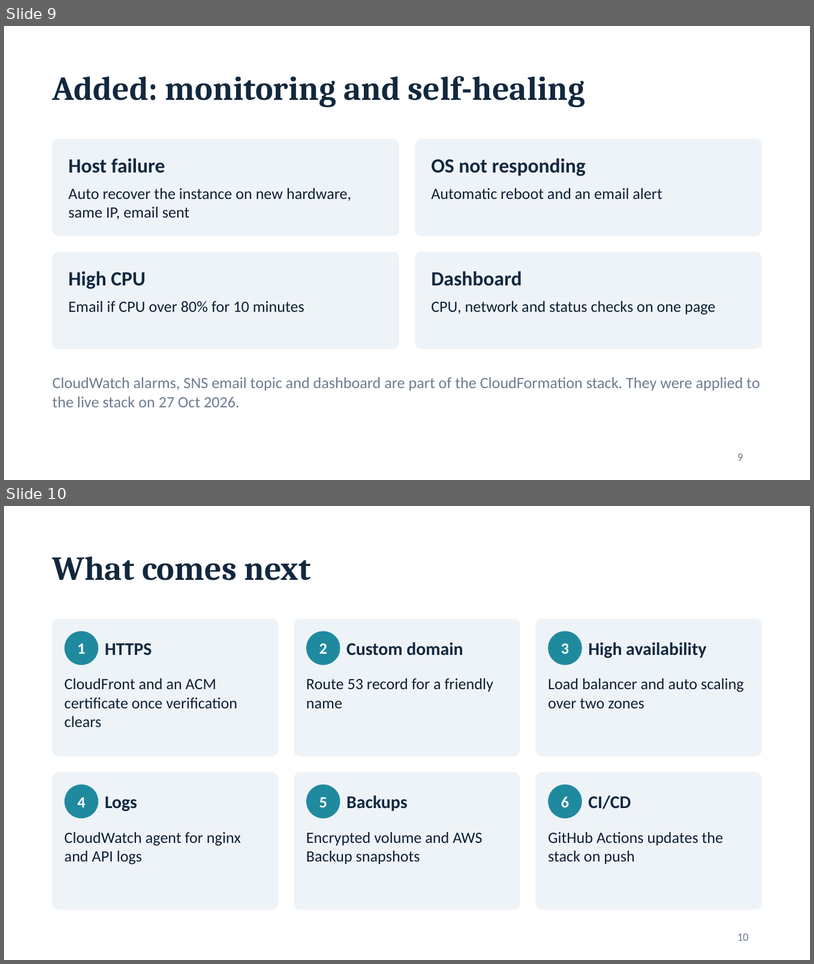
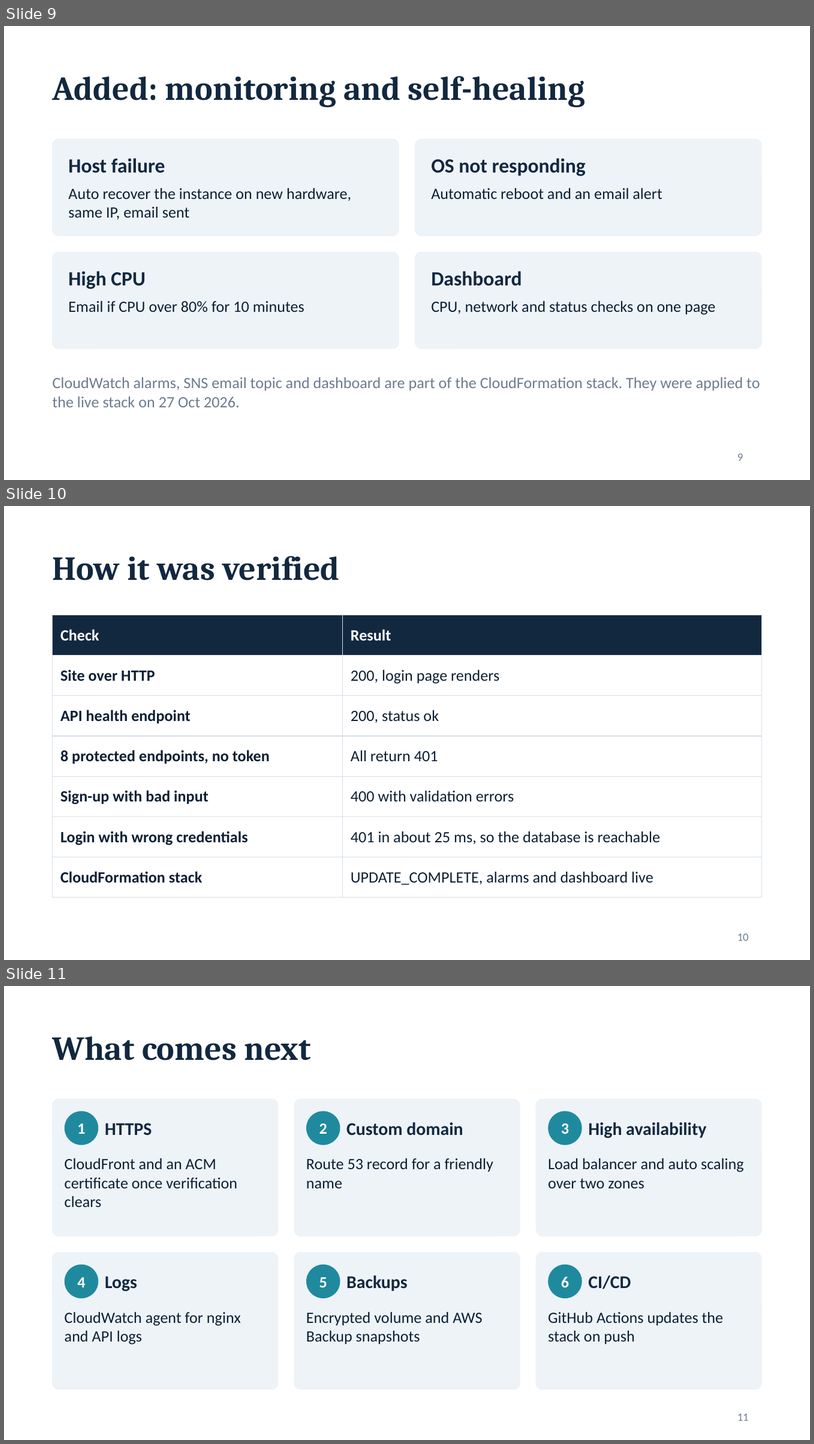
Before and after one commit to Shyamcharan06/productivity-tracker, a slide deck: productivity-saas/deploy/productivity-tracker-aws.pptx. Shown one above the other, each under a label of ours: slides 9 and 10 before the commit, slides 9, 10 and 11 after it. The pictures are 814x964 and 814x1444 pixels, drawn with LibreOffice and Linux fonts; fonts in the diff are those of the drawing. Boxes give left, top, right and bottom in pixels: in the first picture for what was removed or moved away, otherwise in the second. Text is boxed around its words. In the diff, an @@ line names an element or a change of style, - is before the commit and + after.

```diff
--- a/productivity-saas/deploy/productivity-tracker-aws.pptx
+++ b/productivity-saas/deploy/productivity-tracker-aws.pptx
@@ slide 10 added at [4,506,810,960], background #FFFFFF @@
@@ title added at [53,556,339,580], 30 pt, text #12283F, bold @@
+How it was verified
@@ table added at [53,615,762,887], 7 rows, 2 columns @@
+Check | Result
+Site over HTTP | 200, login page renders
+API health endpoint | 200, status ok
+8 protected endpoints, no token | All return 401
+Sign-up with bad input | 400 with validation errors
+Login with wrong credentials | 401 in about 25 ms, so the database is reachable
+CloudFormation stack | UPDATE_COMPLETE, alarms and dashboard live
@@ page number added at [738,933,749,940], 10 pt, text #6B7C8F @@
+10
@@ what was slide 10 is now slide 11 @@
@@ page number at [738,1413,749,1420]: text changed @@
-10
+11
```
Also in this commit, not shown: 1 slide changed, 1 other file.
